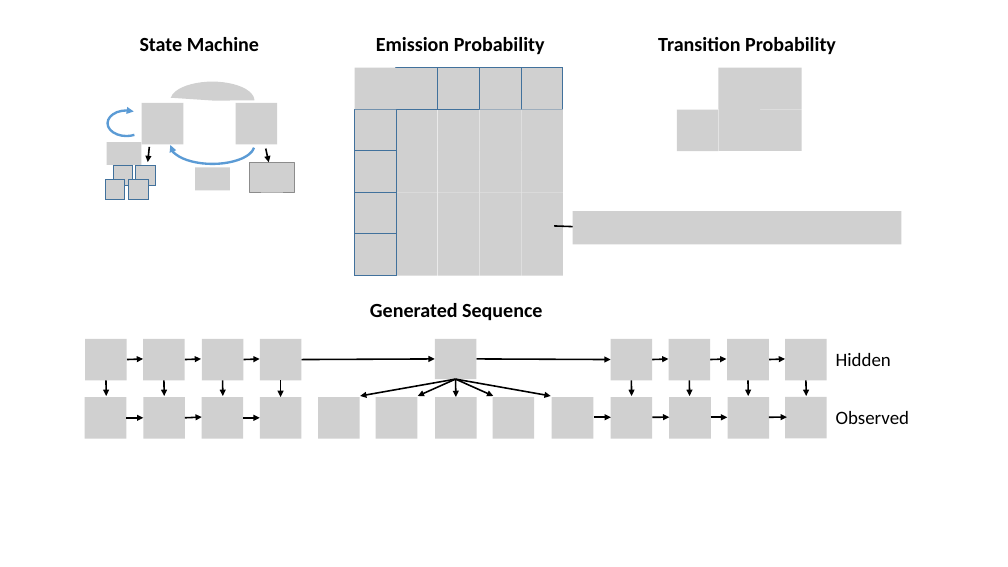
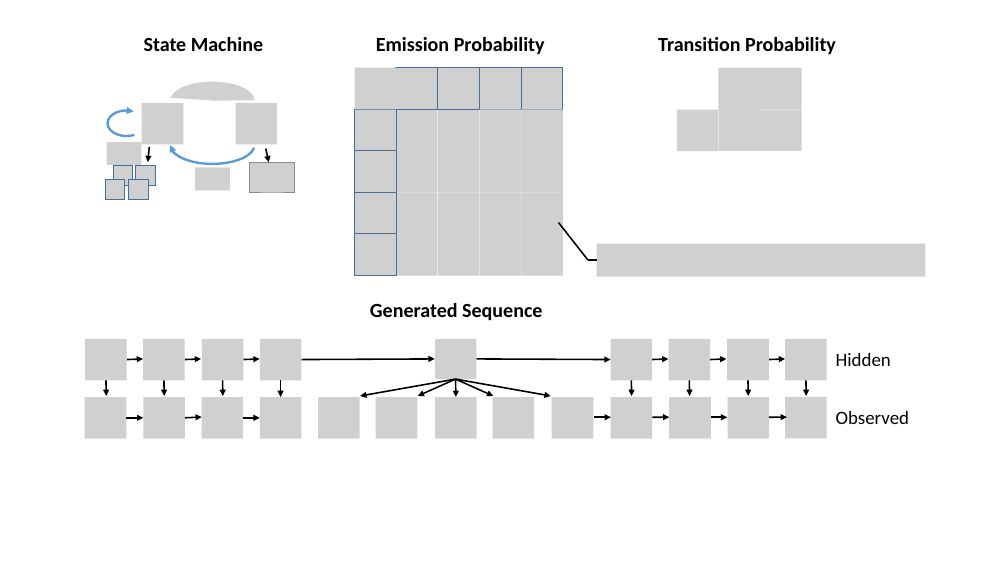
Before and after one commit to David-Taub/HOP-HMM, a slide deck: slide 7 of Help/Figures.pptx. Drawn at 1008x567 pixels with LibreOffice and Linux fonts; fonts in the diff are those of the drawing; grey boxes stand for pictures. Boxes give left, top, right and bottom in pixels: in the first picture for what was removed or moved away, otherwise in the second. Text is boxed around its words. In the diff, an @@ line names an element or a change of style, - is before the commit and + after.

```diff
--- a/Help/Figures.pptx
+++ b/Help/Figures.pptx
@@ text "State Machine" moved from (x1=140, y1=37, x2=259, y2=51) to (x1=144, y1=37, x2=263, y2=51) @@
@@ line moved from (554, 226) - (605, 228) to (559, 222) - (588, 260) @@
@@ picture removed at (x1=572, y1=211, x2=901, y2=244) @@
@@ line added from (588, 260) to (597, 260), #000000 1.5 pt @@
@@ picture added at (x1=597, y1=243, x2=926, y2=277) @@
```
Also in this commit, not shown: 2 other files.
